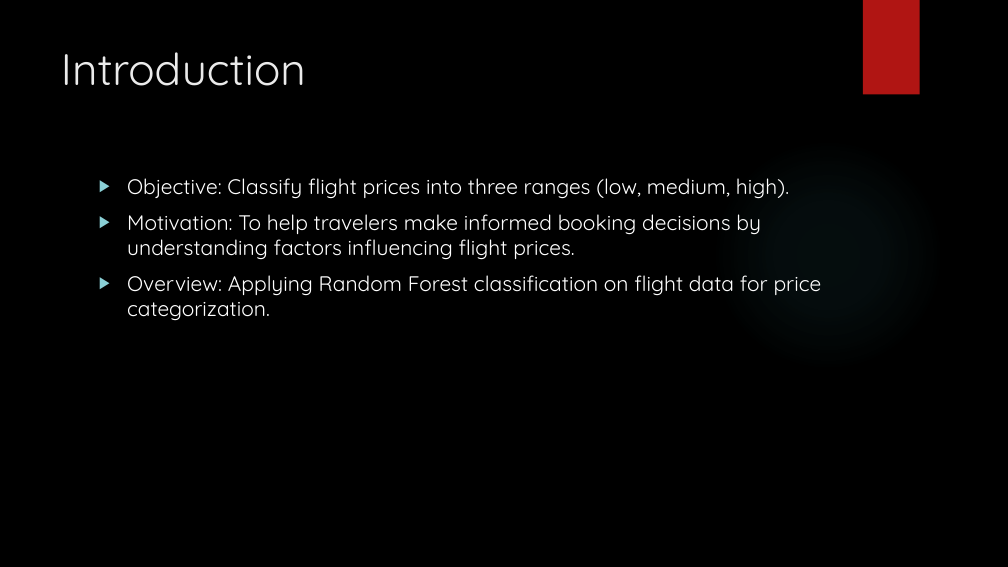
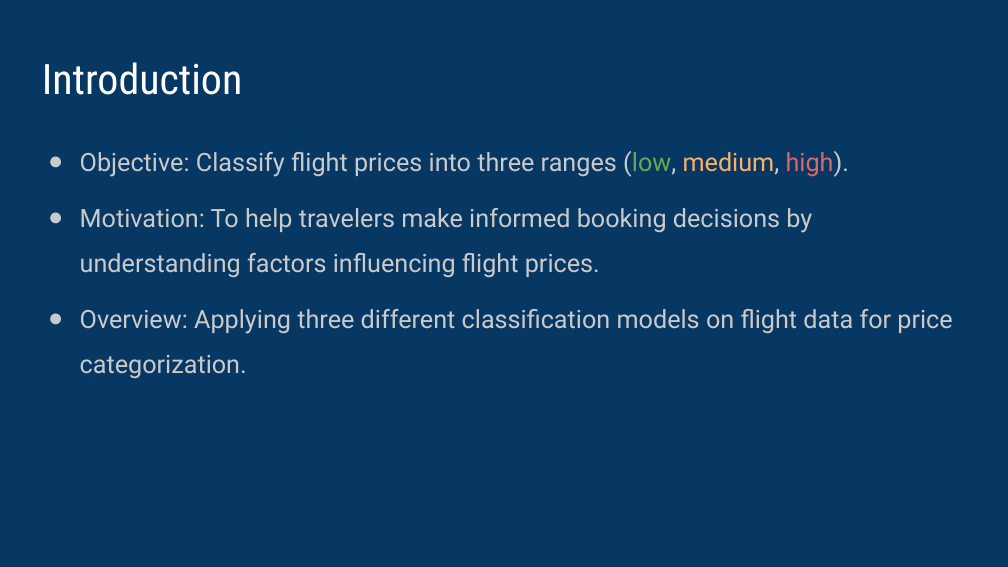
Before and after one commit to vipvivek15/CMPE_255_Final_Project, a slide deck: slide 2 of Final_presentation.pptx. Drawn at 1008x567 pixels with LibreOffice and Linux fonts; fonts in the diff are those of the drawing; background and template pictures are left out. Boxes give left, top, right and bottom in pixels: in the first picture for what was removed or moved away, otherwise in the second. Text is boxed around its words. In the diff, an @@ line names an element or a change of style, - is before the commit and + after.

```diff
--- a/Final_presentation.pptx
+++ b/Final_presentation.pptx
@@ background picture (left out) to #073763 @@
@@ rectangle removed at [863,0,920,95] @@
@@ title "Introduction": place and size @@
-title "Introduction" at [61,52,306,86]
+title "Introduction" at [42,62,242,95]
@@ title "Introduction" at [42,62,242,95]: size 42 to 40 pt, font Quicksand to Roboto Condensed, text colour #EBEBEB to #FFFFFF @@
@@ text "Objective: Classify flight prices into ...": place and size @@
-text "Objective: Classify flight prices into ..." at [127,178,822,321]
+text "Objective: Classify flight prices into ..." at [80,151,952,379]
@@ ellipse removed at [712,138,944,371] @@
@@ text at [80,151,849,278]: size 20 to 24 pt, font Quicksand to Roboto, text colour #FFFFFF to #CACACA in "Objective: Classify flight prices into three ranges ...", "Motivation: To help travelers make informed booking ..."; text colour #FFFFFF to #6AA84F in "(low,"; text colour #FFFFFF to #F6B26B in "medium,"; text colour #FFFFFF to #E06666 in "high)."; bullet ▶ to ●; line spacing 1 to 1.5; less space between paragraphs; bullet colour #8AD0D6 to #CACACA @@
@@ text at [80,309,952,379]: text changed; size 20 to 24 pt; font Quicksand to Roboto; text colour #FFFFFF to #CACACA @@
-▶ Overview: Applying Random Forest classification on flight data for price categorization.
+● Overview: Applying three different classification models on flight data for price categorization.
```
Also in this commit, not shown: 13 other slides changed, 4 slides added, 1 slide removed.
